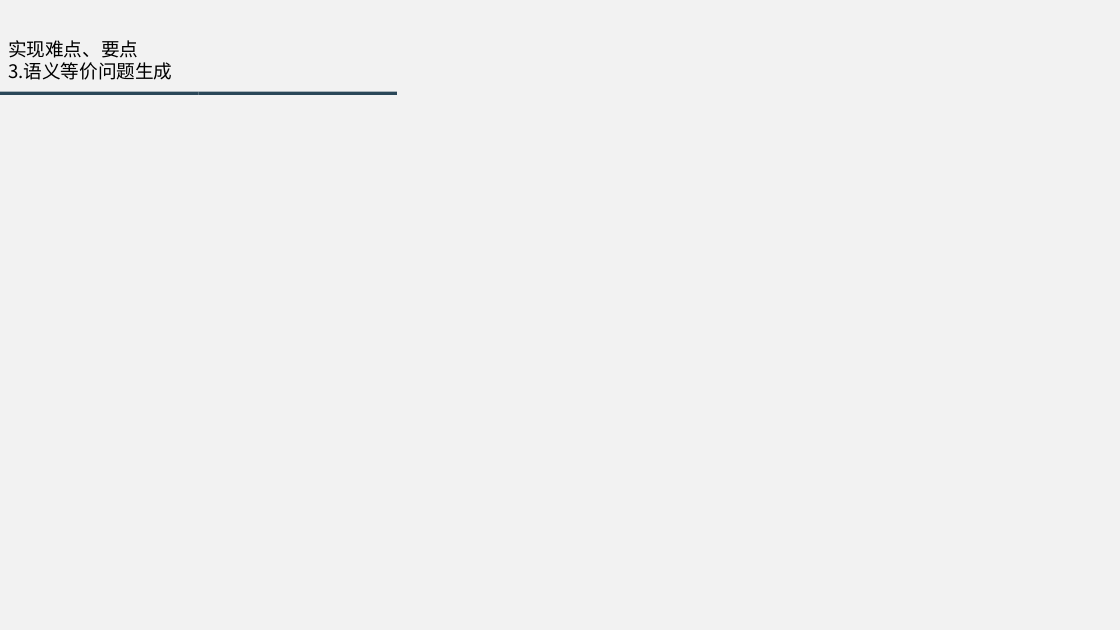
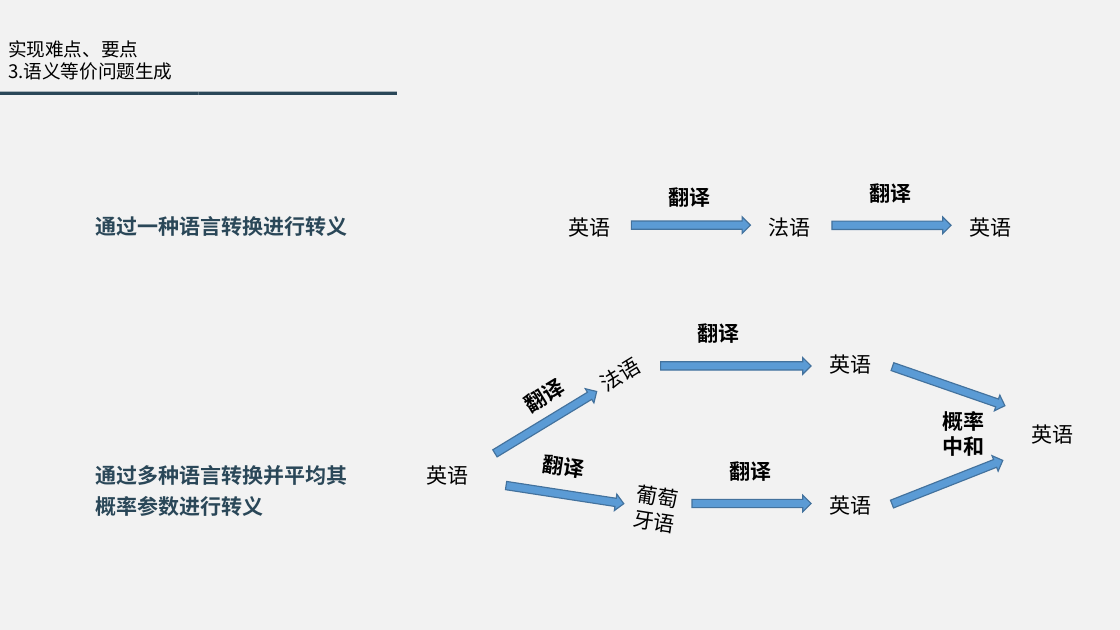
Before and after one commit to ChenZiHong-Gavin/Semantic-Equivalent-Adversarial-Data, a slide deck: slide 28 of doc/3. PPT/用于视觉问答的语义等效对抗性数据扩展.pptx (slide 25 before the commit). Drawn at 1120x630 pixels with LibreOffice and Linux fonts; fonts in the diff are those of the drawing. Boxes give left, top, right and bottom in pixels: in the first picture for what was removed or moved away, otherwise in the second. Text is boxed around its words. In the diff, an @@ line names an element or a change of style, - is before the commit and + after.

```diff
--- a/doc/3. PPT/用于视觉问答的语义等效对抗性数据扩展.pptx
+++ b/doc/3. PPT/用于视觉问答的语义等效对抗性数据扩展.pptx
@@ text added at (669, 187, 711, 207), 18 pt, text #000000, bold @@
+翻译
@@ text added at (869, 180, 911, 206), 18 pt, text #000000, bold @@
+翻译
@@ text added at (95, 216, 347, 236), 18 pt, text #2A4758, bold @@
+通过一种语言转换进行转义
@@ text added at (568, 217, 610, 237), 18 pt, text #000000 @@
+英语
@@ right arrow added at (632, 217, 751, 234), fill #5B9BD5, outline #43739E 1 pt @@
@@ text added at (769, 217, 811, 237), 18 pt, text #000000 @@
+法语
@@ right arrow added at (832, 217, 951, 234), fill #5B9BD5, outline #43739E 1 pt @@
@@ text added at (969, 217, 1011, 237), 18 pt, text #000000 @@
+英语
@@ text added at (698, 323, 740, 343), 18 pt, text #000000, bold @@
+翻译
@@ right arrow added at (660, 358, 811, 375), fill #5B9BD5, outline #43739E 1 pt @@
@@ text added at (830, 354, 872, 374), 18 pt, text #000000 @@
+英语
@@ right arrow added at (890, 359, 1009, 414), fill #5B9BD5, outline #43739E 1 pt @@
@@ right arrow added at (491, 384, 601, 461), fill #5B9BD5, outline #43739E 1 pt @@
@@ text added at (531, 381, 567, 418), 18 pt, text #000000, bold @@
+翻译
@@ text added at (606, 361, 642, 392), 18 pt, text #000000 @@
+法语
@@ text added at (943, 411, 985, 456), 18 pt, text #000000, bold @@
+概率中和
@@ text added at (1031, 424, 1073, 444), 18 pt, text #000000 @@
+英语
@@ text added at (95, 465, 347, 516), 18 pt, text #2A4758, bold @@
+通过多种语言转换并平均其
+概率参数进行转义
@@ text added at (427, 465, 469, 485), 18 pt, text #000000 @@
+英语
@@ right arrow added at (505, 478, 626, 512), fill #5B9BD5, outline #43739E 1 pt @@
@@ text added at (542, 454, 584, 478), 18 pt, text #000000, bold @@
+翻译
@@ text added at (729, 458, 771, 484), 18 pt, text #000000, bold @@
+翻译
@@ right arrow added at (889, 453, 1006, 512), fill #5B9BD5, outline #43739E 1 pt @@
@@ text added at (632, 484, 678, 534), 18 pt, text #000000 @@
+葡萄牙语
@@ right arrow added at (692, 496, 812, 513), fill #5B9BD5, outline #43739E 1 pt @@
@@ text added at (830, 495, 872, 515), 18 pt, text #000000 @@
+英语
```
Also in this commit, not shown: 2 other slides changed, 3 slides added, 6 other files.
